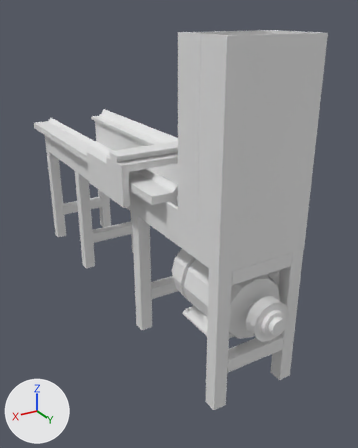
The Blender file Base3.blend, before and after one commit.
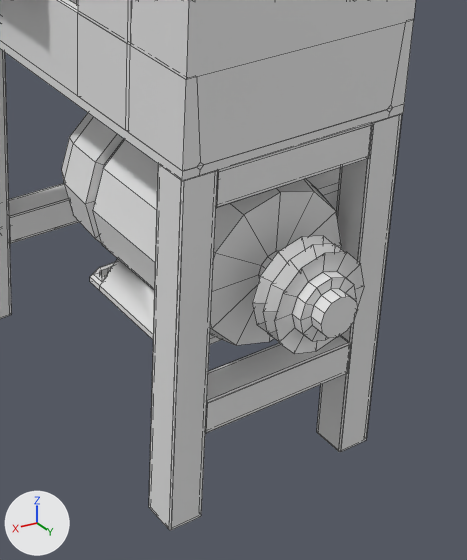
There are two pictures of each version: one whole from a 50 mm camera at (0.589, 0.806, 0.953) aimed at (-0.198, -0.505, 0.298), one close up on the part from 41% to 92% of the width and 46% to 94% of the height. Arrows for +X, +Y and +Z are at lower left; the lights stay in place. The close-ups show mesh edges as thin lines.

Names of what the first close-up shows: 'Base global', 'Cabeza Polea', 'Cabeza Polea.001', 'Pata 1 bajo', 'Pata 1 frontal', 'Pata 1 posterior', 'Pata 1 superior', 'Pata 2 bajo', 'Pata 2 posterior', 'motor'.
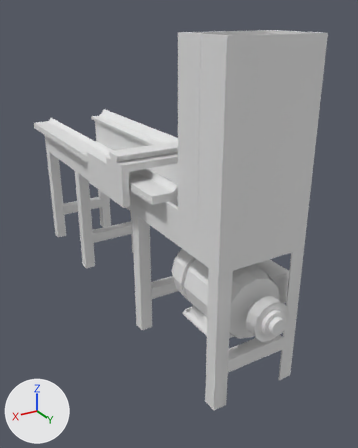
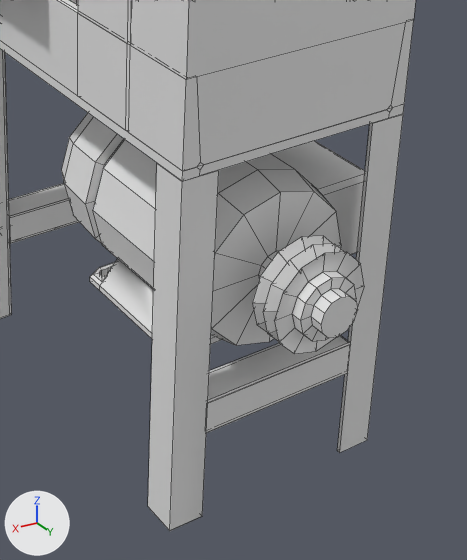
What changed in the scene script:
```text
Change me_plane_006:
    where me_plane_006.from_pydata(...)  # 32 vertices, 32 faces; spans x 0.0..0.04, y 0.0..0.04, z -0.35..0.05
    used by ob_pata_1_posterior; location = (-0.04, 0.0, 0.05); rotation_euler = (3.142, 0.0, 0.0), in degrees (180, 0, 0)
    verts and faces of me_plane_006; kept vertices keep their numbers, new ones are numbered from 32
    remove me_plane_006.materials.append(mat_default_obj_003)  # white #e7e7e7
    me_plane_006 part 1
    add verts[32] = (0.0, 0.004, -0.04)
    add verts[33] = (0.0, 0.0, -0.04)  # pixel (202, 516)
    add verts[34] = (0.0, 0.004, -0.004)
    add verts[35] = (0.0, 0.04, -0.004)
    add verts[36] = (0.0, 0.04, 0.0)  # pixel (147, 506)
    add verts[37] = (0.0, 0.0, 0.0)  # pixel (169, 530)
    add for new, old in zip([*range(38, 44)], [*range(32, 38)]): verts[new] = verts[old] + (0.0, 0.0, 0.0)
    add for new, old in zip([*range(44, 50)], [*range(32, 38)]): verts[new] = verts[old] + (0.4, 0.0, 0.0)
    add faces += [(40, 41, 42, 43), (38, 40, 43, 39), (32, 33, 45, 44), (32, 44, 46, 34), (34, 35, 41, 40), (32, 34, 40, 38)]
    add faces += [(32, 38, 39, 33), (35, 36, 42, 41), (36, 37, 43, 42), (33, 39, 43, 37), (46, 49, 48, 47), (44, 45, 49, 46)]
    add faces += [(35, 47, 48, 36), (36, 48, 49, 37), (33, 37, 49, 45), (34, 46, 47, 35)]
    add me_plane_006.materials.append(mat_default_obj_002)  # white #e7e7e7
Change me_plane_007:
    where me_plane_007.from_pydata(...)  # 32 vertices, 32 faces; spans x 0.0..0.04, y 0.0..0.04, z -0.35..0.05
    used by ob_pata_1_frontal; location = (-0.264, 0.0, 0.05); rotation_euler = (3.142, 0.0, 0.0), in degrees (180, 0, 0)
    verts and faces of me_plane_007; kept vertices keep their numbers, new ones are numbered from 32
    remove me_plane_007.materials.append(mat_default_obj_004)  # white #e7e7e7
    me_plane_007 part 2
    add verts[32] = (0.0, 0.004, -0.04)  # pixel (340, 420)
    add verts[33] = (0.0, 0.0, -0.04)
    add verts[34] = (0.0, 0.004, -0.004)
    add verts[35] = (0.0, 0.04, -0.004)  # pixel (337, 450)
    add verts[36] = (0.0, 0.04, 0.0)  # pixel (339, 452)
    add verts[37] = (0.0, 0.0, 0.0)  # pixel (367, 439)
    add for new, old in zip([*range(38, 44)], [*range(32, 38)]): verts[new] = verts[old] + (0.0, 0.0, 0.0)
    add for new, old in zip([*range(44, 50)], [*range(32, 38)]): verts[new] = verts[old] + (0.4, 0.0, 0.0)
    add faces += [(40, 41, 42, 43), (38, 40, 43, 39), (32, 33, 45, 44), (32, 44, 46, 34), (34, 35, 41, 40), (32, 34, 40, 38)]
    add faces += [(32, 38, 39, 33), (35, 36, 42, 41), (36, 37, 43, 42), (33, 39, 43, 37), (46, 49, 48, 47), (44, 45, 49, 46)]
    add faces += [(35, 47, 48, 36), (36, 48, 49, 37), (33, 37, 49, 45), (34, 46, 47, 35)]
    add me_plane_007.materials.append(mat_default_obj_003)  # white #e7e7e7
Remove ob_pata_1_superior:
    ob_pata_1_superior = bpy.data.objects.new('Pata 1 superior', me_plane_005)
    ob_pata_1_superior.location = (-0.224, 0.0, 0.4)
    ob_pata_1_superior.rotation_euler = (3.142, 1.571, 0.0)  # degrees (180, 90, 0)
Change ob_pata_1_posterior:
    ob_pata_1_posterior.location: (-0.04, 0.0, 0.05) -> (0.0, 0.0, 0.0)
    ob_pata_1_posterior.rotation_euler: (3.142, 0.0, 0.0) -> (3.142, 4.712, 0.0)  # degrees (180, 0, 0) -> degrees (180, 270, 0)
Change ob_pata_1_frontal:
    ob_pata_1_frontal.location: (-0.264, 0.0, 0.05) -> (-0.264, 0.0, 0.0)
    ob_pata_1_frontal.rotation_euler: (3.142, 0.0, 0.0) -> (3.142, 4.712, 1.571)  # degrees (180, 0, 0) -> degrees (180, 270, 90)
```

Where the change shows, as pixel boxes [x1, y1, x2, y2] in the close-ups (467 x 560 px):
'Pata 1 posterior', reshaped, moved, turned
    before: [149, 164, 218, 530]
    after: [148, 163, 219, 531]
'Pata 1 frontal', reshaped, moved, turned
    before: [317, 114, 402, 452]
    after: [337, 114, 403, 453]
'Pata 1 superior', deleted
    before: [216, 123, 373, 208]
part 1 of me_plane_006, added
    after: [148, 163, 219, 531]
part 2 of me_plane_007, added
    after: [337, 114, 403, 453]
